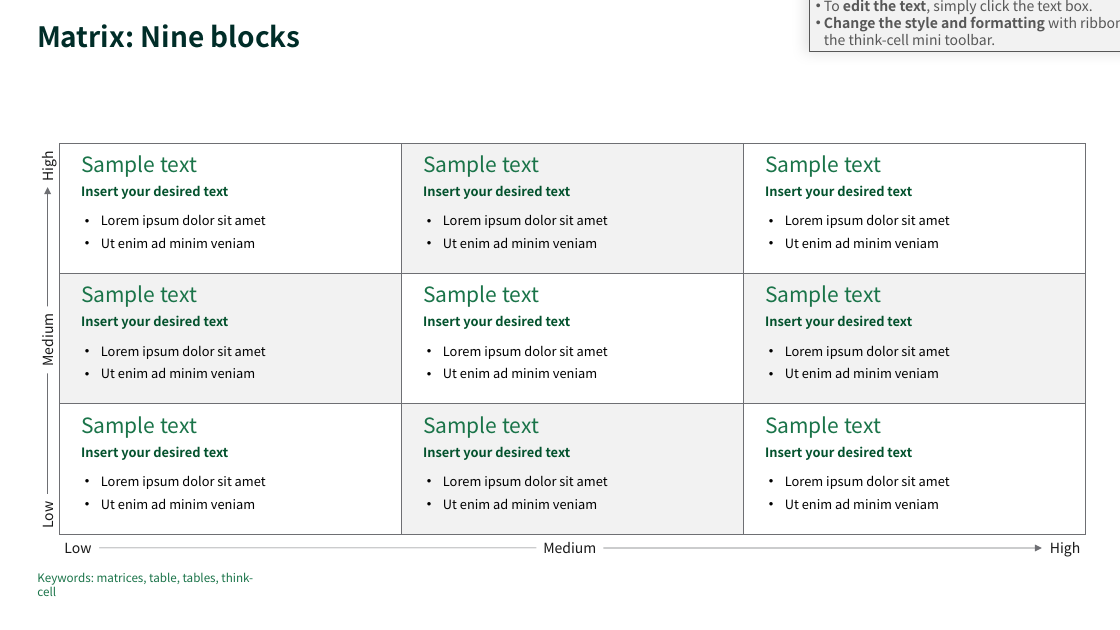
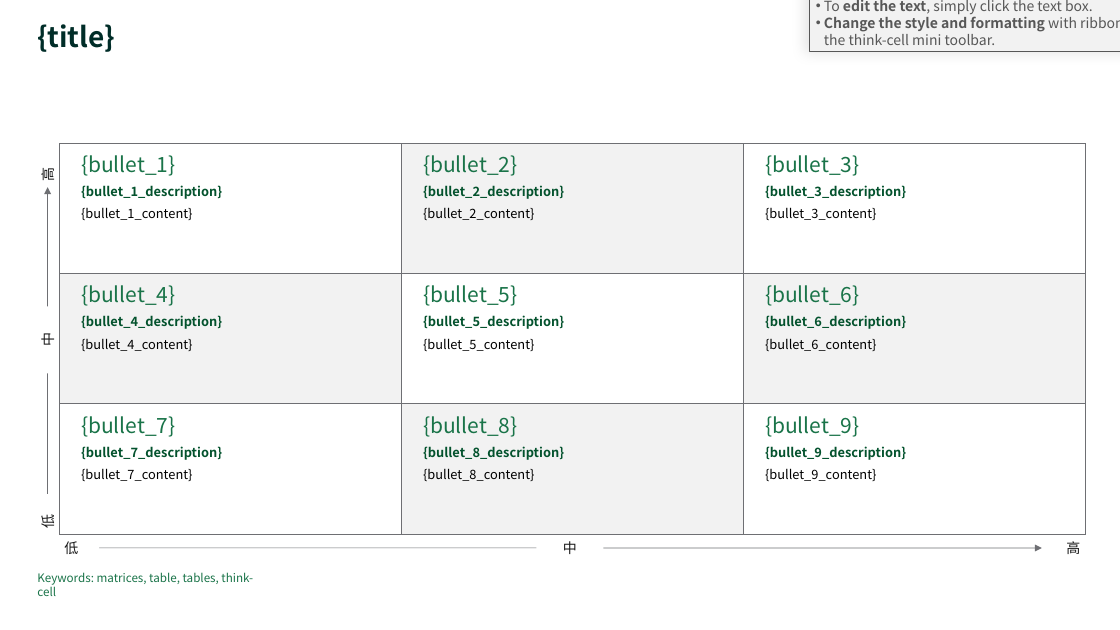
Before and after one commit to set718/PPT-Agent, a slide deck: slide 1 of templates/ppt_template/split_presentations_89.pptx. Drawn at 1120x630 pixels with LibreOffice and Linux fonts; fonts in the diff are those of the drawing. Boxes give left, top, right and bottom in pixels: in the first picture for what was removed or moved away, otherwise in the second. Text is boxed around its words. In the diff, an @@ line names an element or a change of style, - is before the commit and + after.

```diff
--- a/templates/ppt_template/split_presentations_89.pptx
+++ b/templates/ppt_template/split_presentations_89.pptx
@@ title at bbox=[37, 24, 115, 52]: text changed @@
-Matrix: Nine blocks
+{title}
@@ text at bbox=[37, 168, 57, 180]: text changed @@
-High
+高
@@ text in rectangle at bbox=[81, 155, 222, 220]: text changed; text colour #000000 to #03522D @@
-Sample text
-Insert your desired text
-  • Lorem ipsum dolor sit amet
-  • Ut enim ad minim veniam
+{bullet_1}
+{bullet_1_description}
+{bullet_1_content}
@@ text in rectangle at bbox=[423, 155, 564, 220]: text changed; text colour #000000 to #03522D @@
-Sample text
-Insert your desired text
-  • Lorem ipsum dolor sit amet
-  • Ut enim ad minim veniam
+{bullet_2}
+{bullet_2_description}
+{bullet_2_content}
@@ text in rectangle at bbox=[765, 155, 906, 220]: text changed; text colour #000000 to #03522D @@
-Sample text
-Insert your desired text
-  • Lorem ipsum dolor sit amet
-  • Ut enim ad minim veniam
+{bullet_3}
+{bullet_3_description}
+{bullet_3_content}
@@ text in rectangle at bbox=[81, 285, 222, 351]: text changed; text colour #000000 to #03522D @@
-Sample text
-Insert your desired text
-  • Lorem ipsum dolor sit amet
-  • Ut enim ad minim veniam
+{bullet_4}
+{bullet_4_description}
+{bullet_4_content}
@@ text in rectangle at bbox=[423, 285, 564, 351]: text changed; text colour #000000 to #03522D @@
-Sample text
-Insert your desired text
-  • Lorem ipsum dolor sit amet
-  • Ut enim ad minim veniam
+{bullet_5}
+{bullet_5_description}
+{bullet_5_content}
@@ text in rectangle at bbox=[765, 285, 906, 351]: text changed; text colour #000000 to #03522D @@
-Sample text
-Insert your desired text
-  • Lorem ipsum dolor sit amet
-  • Ut enim ad minim veniam
+{bullet_6}
+{bullet_6_description}
+{bullet_6_content}
@@ text in rectangle at bbox=[37, 334, 57, 345]: text changed @@
-Medium
+中
@@ text in rectangle at bbox=[81, 416, 222, 481]: text changed; text colour #000000 to #03522D @@
-Sample text
-Insert your desired text
-  • Lorem ipsum dolor sit amet
-  • Ut enim ad minim veniam
+{bullet_7}
+{bullet_7_description}
+{bullet_7_content}
@@ text in rectangle at bbox=[423, 416, 564, 481]: text changed; text colour #000000 to #03522D @@
-Sample text
-Insert your desired text
-  • Lorem ipsum dolor sit amet
-  • Ut enim ad minim veniam
+{bullet_8}
+{bullet_8_description}
+{bullet_8_content}
@@ text in rectangle at bbox=[765, 416, 906, 481]: text changed; text colour #000000 to #03522D @@
-Sample text
-Insert your desired text
-  • Lorem ipsum dolor sit amet
-  • Ut enim ad minim veniam
+{bullet_9}
+{bullet_9_description}
+{bullet_9_content}
@@ text at bbox=[37, 516, 57, 528]: text changed @@
-Low
+低
@@ text at bbox=[64, 541, 78, 554]: text changed @@
-Low
+低
@@ text in rectangle at bbox=[563, 541, 577, 554]: text changed @@
-Medium
+中
@@ text at bbox=[1066, 541, 1080, 554]: text changed @@
-High
+高
```
Also in this commit, not shown: 17 other files.
